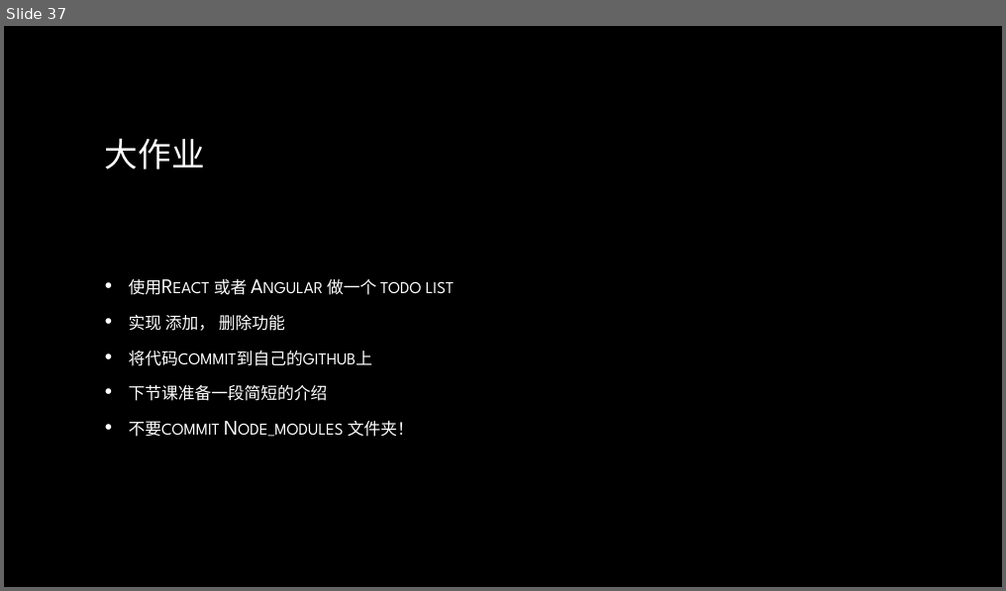
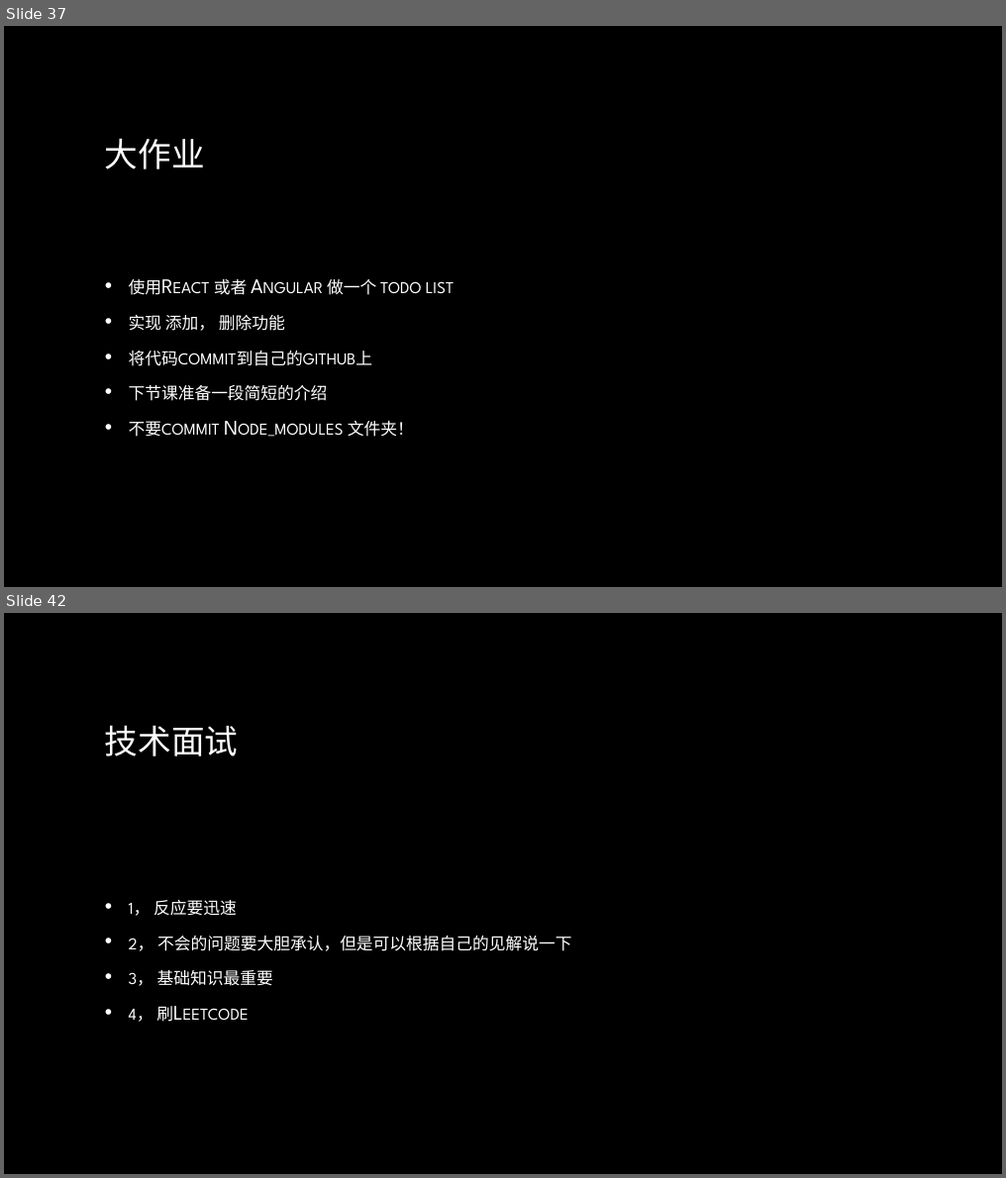
Before and after one commit to lee813/ECVFrontend, a slide deck: 前端课程.pptx. Shown one above the other, each under a label of ours: slide 37 before the commit, slides 37 and 42 after it; the slides between them are not shown. The pictures are 1006x591 and 1006x1178 pixels, drawn with LibreOffice and Linux fonts; fonts in the diff are those of the drawing; background and template pictures are left out. Boxes give left, top, right and bottom in pixels: in the first picture for what was removed or moved away, otherwise in the second. Text is boxed around its words. In the diff, an @@ line names an element or a change of style, - is before the commit and + after.

```diff
--- a/前端课程.pptx
+++ b/前端课程.pptx
@@ slide 42 added at [4, 613, 1002, 1174], background picture (left out) @@
@@ title added at [105, 725, 238, 757], 32 pt, text gradient #FFFFFF to #A6A6A6 @@
+技术面试
@@ text added at [129, 900, 571, 1022], 20 pt, text gradient #FFFFFF to #BFBFBF, small capitals @@
+• 1， 反应要迅速
+• 2， 不会的问题要大胆承认，但是可以根据自己的见解说一下
+• 3， 基础知识最重要
+• 4， 刷Leetcode
```
Also in this commit, not shown: 6 other slides added.
